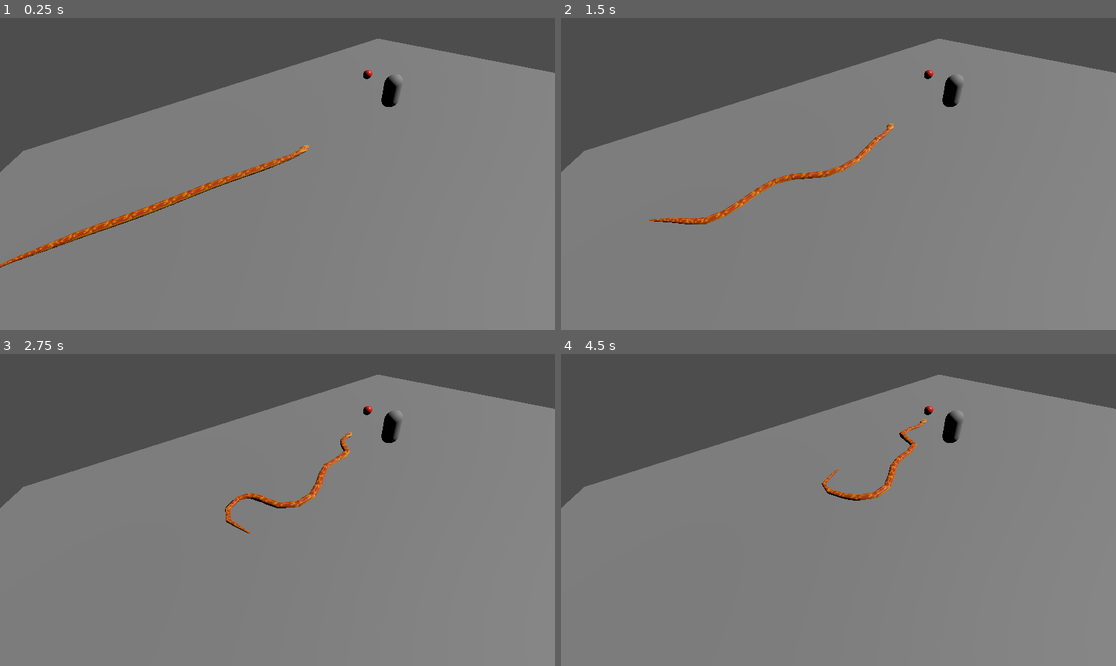
Above: before the commit, frames 1-4 (two rows, left to right).
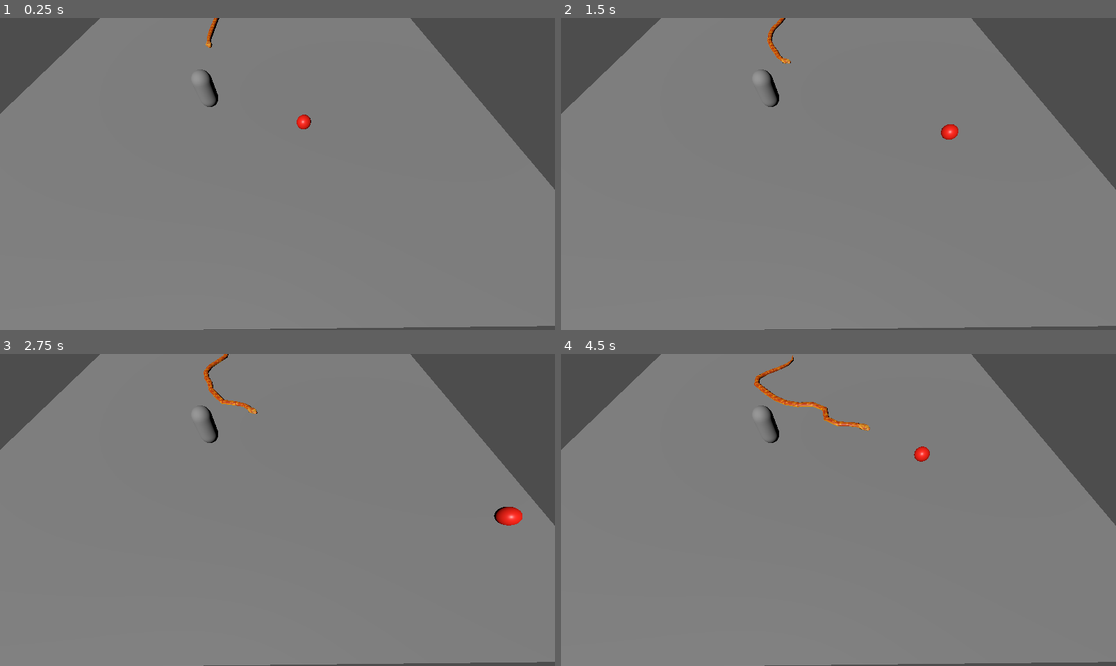
Above: after the commit, the same moments.

Repository: vrcdrafter/snake_run_3
Game: Godot game, scene res://test_arena.tscn
Two runs of this game, one before a commit and one after it. Both use one fixed random seed, a clock stepped at 60 frames per second and the inputs below.
Inputs:
- Up to frame 1 (0.25 s): no input
- Up to frame 2 (1.5 s): hold D 0.53-1.28 s; hold S from 1.28 s (still down)
- Up to frame 3 (2.75 s): release S at 2.03 s; hold D from 2.03 s (still down)
- Up to frame 4 (4.5 s): release D at 2.78 s; hold W 2.78-3.53 s; hold A from 3.53 s (still down)

The runs differ from the first frame. In frame 1, 22% of the frame differs, in the area x 0-100%, y 0-100%; in frame 2, 21%; in frame 3, 21%; in frame 4, 21%.

Commit message:
tuned the velocity a little

Diff:
--- a/snake-run-3/project.godot
+++ b/snake-run-3/project.godot
@@ -12,5 +12,5 @@
 
 config/name="Snake_run_3"
 run/main_scene="res://test_arena.tscn"
-config/features=PackedStringArray("4.3", "Forward Plus")
+config/features=PackedStringArray("26.2", "Forward Plus", "Redot")
 config/icon="res://icon.svg"
--- a/snake-run-3/snake_slither_controller.gd
+++ b/snake-run-3/snake_slither_controller.gd
@@ -22,7 +22,7 @@
 @export_range(0.0, 10.0, 0.1) var roll_strength := 3.0
 @export_range(0.0, 5.0, 0.05) var roll_damping := 1.5
 
-@export_range(0.0, 5.0, 0.05) var body_linear_damp := 0.35
+@export_range(0.0, 5.0, 0.05) var body_linear_damp := 1.0
 @export_range(0.0, 5.0, 0.05) var body_angular_damp := 0.9
 
 @onready var simulator: PhysicalBoneSimulator3D = $snake_export/Skeleton3D/PhysicalBoneSimulator3D
--- /dev/null
+++ b/snake-run-3/target_controller.gd
@@ -0,0 +1,27 @@
+extends Marker3D
+## Moves the visible target across the arena with WASD.
+
+@export_range(0.1, 20.0, 0.1) var move_speed := 5.0
+@export var arena_x_limit := 13.0
+@export var arena_z_limit := 19.0
+
+
+func _process(delta: float) -> void:
+	var direction := Vector2.ZERO
+	if Input.is_key_pressed(KEY_A):
+		direction.x -= 1.0
+	if Input.is_key_pressed(KEY_D):
+		direction.x += 1.0
+	if Input.is_key_pressed(KEY_W):
+		direction.y -= 1.0
+	if Input.is_key_pressed(KEY_S):
+		direction.y += 1.0
+
+	if direction == Vector2.ZERO:
+		return
+
+	direction = direction.normalized()
+	var next_position := global_position
+	next_position.x = clampf(next_position.x + direction.x * move_speed * delta, -arena_x_limit, arena_x_limit)
+	next_position.z = clampf(next_position.z + direction.y * move_speed * delta, -arena_z_limit, arena_z_limit)
+	global_position = next_position
--- a/snake-run-3/test_arena.tscn
+++ b/snake-run-3/test_arena.tscn
@@ -1,6 +1,7 @@
-[gd_scene load_steps=6 format=3 uid="uid://2i11gtsgkhci"]
+[gd_scene load_steps=7 format=3 uid="uid://2i11gtsgkhci"]
 
 [ext_resource type="PackedScene" uid="uid://d0gs587jkj6ch" path="res://snake.tscn" id="1_jypnh"]
+[ext_resource type="Script" uid="uid://ri8xcr64707s" path="res://target_controller.gd" id="2_target_controller"]
 
 [sub_resource type="BoxMesh" id="BoxMesh_85flc"]
 
@@ -30,6 +31,7 @@
 
 [node name="Target" type="Marker3D" parent="."]
 transform = Transform3D(1, 0, 0, 0, 1, 0, 0, 0, 1, 5, 0.85, 12)
+script = ExtResource("2_target_controller")
 
 [node name="MarkerMesh" type="MeshInstance3D" parent="Target"]
 material_override = SubResource("StandardMaterial3D_target")
@@ -39,4 +41,4 @@
 transform = Transform3D(0.906308, 0.298836, -0.298836, 0, 0.707107, 0.707107, 0.422618, -0.640856, 0.640856, 0, 0, 0)
 
 [node name="Camera3D2" type="Camera3D" parent="."]
-transform = Transform3D(-0.324469, 0.612372, -0.720916, -0.183013, 0.707107, 0.683013, 0.928023, 0.353553, -0.117362, -10, 8, 0)
+transform = Transform3D(0.99691176, 0.053903915, 0.0571106, -0.07709912, 0.5335105, 0.8422723, 0.014932692, -0.844074, 0.5360188, 4.145503, 8, 19.48716)
Not shown, changed: snake-run-3/icon.svg.import
Not shown, changed: snake-run-3/python_Boss_v1_.glb.import
Not shown, changed: snake-run-3/python_Boss_v1__boss_python_skin.png.import
Not shown, changed: snake-run-3/python_v1_.glb.import
Not shown, changed: snake-run-3/python_v1__snake_skin_cartoon.png.import
Not shown, changed: snake-run-3/python_v4_.glb.import
Not shown, changed: snake-run-3/python_v4__snake_skin_cartoon.png.import
Not shown, added: snake-run-3/snake.gd.uid
Not shown, added: snake-run-3/snake_bone_drive_test.gd.uid
Not shown, added: snake-run-3/snake_controller.gd.uid
Not shown, added: snake-run-3/snake_slither_controller.gd.uid
Not shown, added: snake-run-3/target_controller.gd.uid
